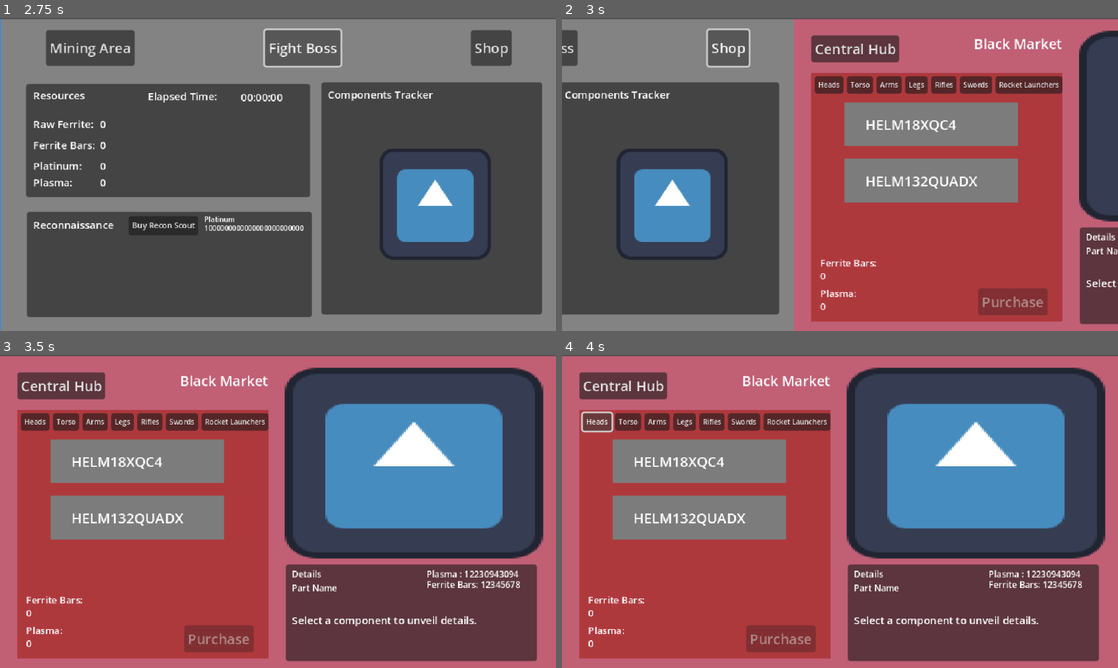
Above: before the commit, frames 1-4 (two rows, left to right).
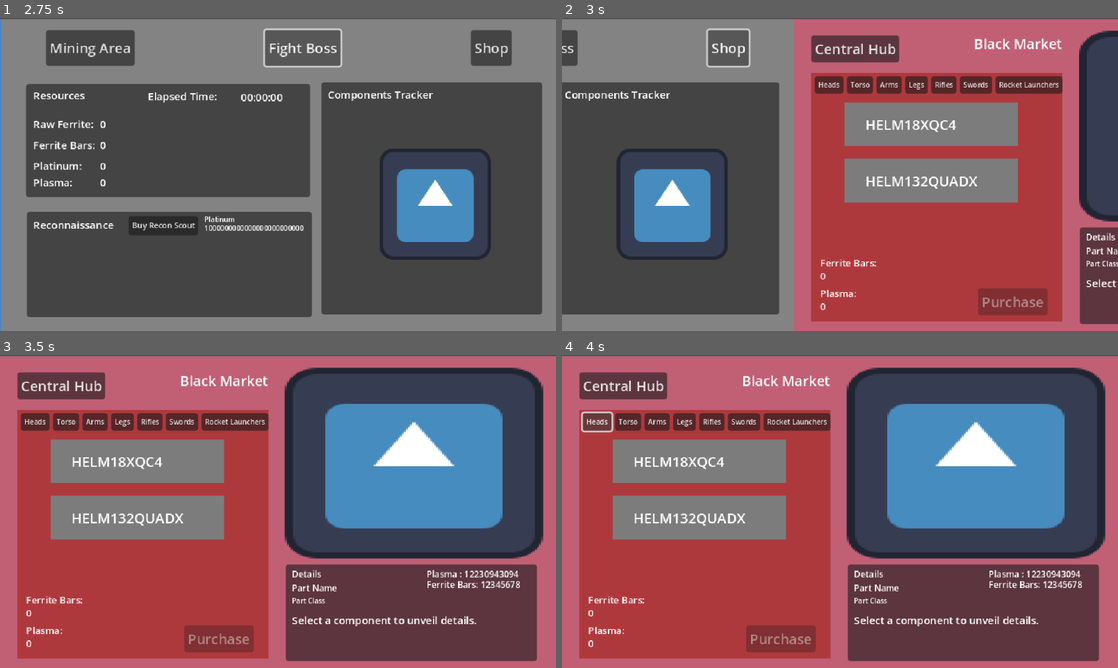
Above: after the commit, the same moments.

Repository: DennysGuy/MechvorIdle
Game: Godot game, scene res://src/scenes/MainHub.tscn
Two runs of this game, one before a commit and one after it. Both use one fixed random seed, a clock stepped at 60 frames per second and the inputs below. The engine's default icon, where the game draws it, is replaced by a stand-in: a white triangle on a blue panel in a dark square.
Inputs:
- Up to frame 1 (2.75 s): click "Mining Area" at 0.5 s; click "Central Hub" at 1.25 s; click "Fight Boss" at 2 s
- Up to frame 2 (3 s): click "Shop" at 2.75 s
- Up to frame 3 (3.5 s): no input
- Up to frame 4 (4 s): click "Heads" at 3.5 s

Frame 1 is identical in both runs. In frame 2, less than 0.1% of the frame differs, in the area x 94-100%, y 77-80%; in frame 3, less than 0.1%, in the area x 52-59%, y 77-80%; in frame 4, less than 0.1%.

Commit message:
just got weapons to do and I think we're good for shop basics

Diff:
--- a/mechvoridle/src/ShopPane.tscn
+++ b/mechvoridle/src/ShopPane.tscn
@@ -78,6 +78,15 @@
 theme_override_font_sizes/font_size = 10
 text = "Part Name"
 
+[node name="PartClass" type="Label" parent="ColorRect/DetailsPanel"]
+layout_mode = 0
+offset_left = 7.0
+offset_top = 36.0
+offset_right = 45.0
+offset_bottom = 50.0
+theme_override_font_sizes/font_size = 8
+text = "Part Class"
+
 [node name="FerriteCost" type="Label" parent="ColorRect/DetailsPanel"]
 layout_mode = 0
 offset_left = 162.0
@@ -229,6 +238,47 @@
 offset_bottom = 162.0
 theme_override_font_sizes/font_size = 15
 text = "Arms Component Already Owned."
+
+[node name="ConfirmationBox" type="ColorRect" parent="ColorRect"]
+layout_mode = 0
+offset_left = 197.0
+offset_top = 128.0
+offset_right = 373.0
+offset_bottom = 230.0
+color = Color(0.43869, 0.273024, 0.28259, 1)
+
+[node name="Label" type="Label" parent="ColorRect/ConfirmationBox"]
+layout_mode = 0
+offset_left = 33.0
+offset_top = 18.0
+offset_right = 138.0
+offset_bottom = 41.0
+text = "Are you sure?"
+
+[node name="Label2" type="Label" parent="ColorRect/ConfirmationBox"]
+layout_mode = 0
+offset_left = 11.0
+offset_top = 43.0
+offset_right = 166.0
+offset_bottom = 59.0
+theme_override_font_sizes/font_size = 10
+text = "(Cannot go back after purchase)"
+
+[node name="ConfirmationButton" type="Button" parent="ColorRect/ConfirmationBox"]
+layout_mode = 0
+offset_left = 11.0
+offset_top = 65.0
+offset_right = 82.0
+offset_bottom = 96.0
+text = "Confirm"
+
+[node name="CancellationButton" type="Button" parent="ColorRect/ConfirmationBox"]
+layout_mode = 0
+offset_left = 99.0
+offset_top = 65.0
+offset_right = 170.0
+offset_bottom = 96.0
+text = "Cancel"
 
 [connection signal="button_up" from="ColorRect/CentralHubNavigation" to="." method="_on_central_hub_navigation_button_up"]
 [connection signal="button_down" from="ColorRect/Shop/HBoxContainer/HeadsButton" to="." method="_on_heads_button_button_down"]
@@ -239,3 +289,5 @@
 [connection signal="button_down" from="ColorRect/Shop/HBoxContainer/SwordsButton" to="." method="_on_swords_button_button_down"]
 [connection signal="button_down" from="ColorRect/Shop/HBoxContainer/RocketLaunchersButton" to="." method="_on_rocket_launchers_button_button_down"]
 [connection signal="button_down" from="ColorRect/Shop/PurchaseButton" to="." method="_on_purchase_button_button_down"]
+[connection signal="button_down" from="ColorRect/ConfirmationBox/ConfirmationButton" to="." method="_on_confirmation_button_button_down"]
+[connection signal="button_down" from="ColorRect/ConfirmationBox/CancellationButton" to="." method="_on_cancellation_button_button_down"]
--- a/mechvoridle/src/scripts/Panels/shop_pane.gd
+++ b/mechvoridle/src/scripts/Panels/shop_pane.gd
@@ -5,6 +5,7 @@
 @onready var description_text_box: RichTextLabel = $ColorRect/DetailsPanel/DescriptionTextBox
 @onready var item_menu: VBoxContainer = $ColorRect/Shop/ScrollContainer/ItemMenu
 @onready var slot_is_filled_label: Label = $ColorRect/Shop/SlotIsFilledLabel
+@onready var part_class: Label = $ColorRect/DetailsPanel/PartClass
 
 @onready var purchase_button: Button = $ColorRect/Shop/PurchaseButton
 
@@ -15,7 +16,13 @@
 @onready var plasma_cost: Label = $ColorRect/DetailsPanel/PlasmaCost
 @onready var platinum_cost: Label = $ColorRect/DetailsPanel/PlatinumCost
 
+@onready var confirmation_box: ColorRect = $ColorRect/ConfirmationBox
+@onready var confirmation_button: Button = $ColorRect/ConfirmationBox/ConfirmationButton
+@onready var cancellation_button: Button = $ColorRect/ConfirmationBox/CancellationButton
+
+
 var selected_component : MechComponent
+var confirmation_box_is_showing : bool = false
 
 func _ready() -> void:
 	SignalBus.update_ferrite_bars_count.connect(update_ferrite_bars_count)
@@ -24,12 +31,13 @@
 	display_component_list("Heads")
 	update_ferrite_bars_count()
 	update_plasma_count()
+	hide_confirmation_panel()
 
 
 func _process(delta : float) -> void:
 
 	if selected_component:
-		if selected_component.get_category_type() == "Weapon" and GameManager.owned_weapons_count == 2:
+		if selected_component.get_category_type() == "Weapon" and GameManager.owned_weapons_count == 2 or confirmation_box_is_showing:
 			purchase_button.disabled = true
 		else:
 			if GameManager.mech_component_slot_is_empty(selected_component.get_category_type()):
@@ -63,6 +71,7 @@
 	part_name.text = selected_component.component_name
 	ferrite_cost.text = "Ferrite Bars: " + str(selected_component.refined_ferrite_cost)
 	plasma_cost.text = "Plasma: " + str(selected_component.plasma_cost)
+	part_class.text = "Class: " + selected_component.get_category_type()
 
 func _on_heads_button_button_down() -> void:
 	display_component_list("Heads")
@@ -102,6 +111,29 @@
 		item.queue_free()
 
 func _on_purchase_button_button_down() -> void:
+	show_confirmation_panel()
+
+
+func _on_confirmation_button_button_down() -> void:
 	GameManager.ferrite_bars_count -= selected_component.refined_ferrite_cost
 	GameManager.plasma_count -= selected_component.plasma_cost
 	GameManager.add_mech_component(selected_component)
+	update_description_box(selected_component)
+	hide_confirmation_panel()
+
+func show_confirmation_panel() -> void:
+	confirmation_box_is_showing = true
+	confirmation_box.show()
+	disable_confirmation_button(false)
+
+func hide_confirmation_panel() -> void:
+	confirmation_box_is_showing = false
+	confirmation_box.hide()
+	disable_confirmation_button(true)
+
+func _on_cancellation_button_button_down() -> void:
+	hide_confirmation_panel()
+
+func disable_confirmation_button(value : bool) -> void:
+	confirmation_button.disabled = value
+	cancellation_button.disabled = value
--- a/mechvoridle/src/scripts/Panels/upgrade_panel.gd
+++ b/mechvoridle/src/scripts/Panels/upgrade_panel.gd
@@ -83,6 +83,8 @@
 	plat_drone_speed.text = str(GameManager.platinum_drone_mining_speed * 100) + "%"
 	plat_drone_speed_cost.text = str(GameManager.platinum_drone_mining_speed_cost)
 
+	ferrite_refinery_speed.text = str(GameManager.ferrite_refinery_speed * 100) + "%"
+
 	#plasma generator
 	generator_auto_speed.text = str(GameManager.plasma_generator_speed * 100) + "%"
 	auto_speed_plat_cost.text = str(GameManager.plasma_generator_speed_cost)
